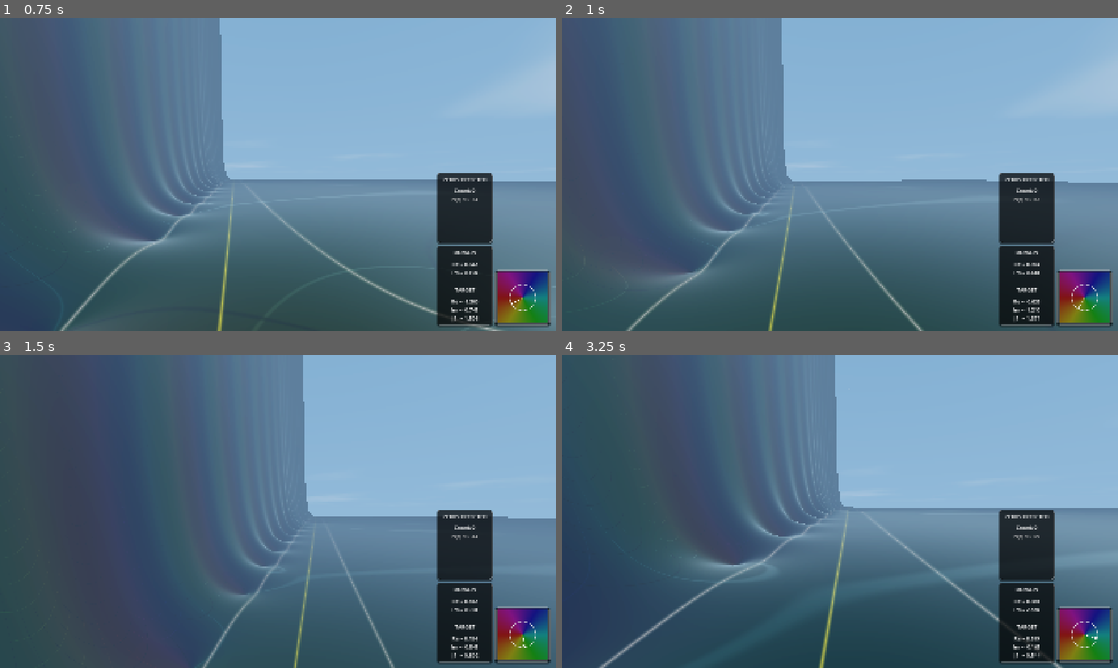
Above: before the commit, frames 1-4 (two rows, left to right).
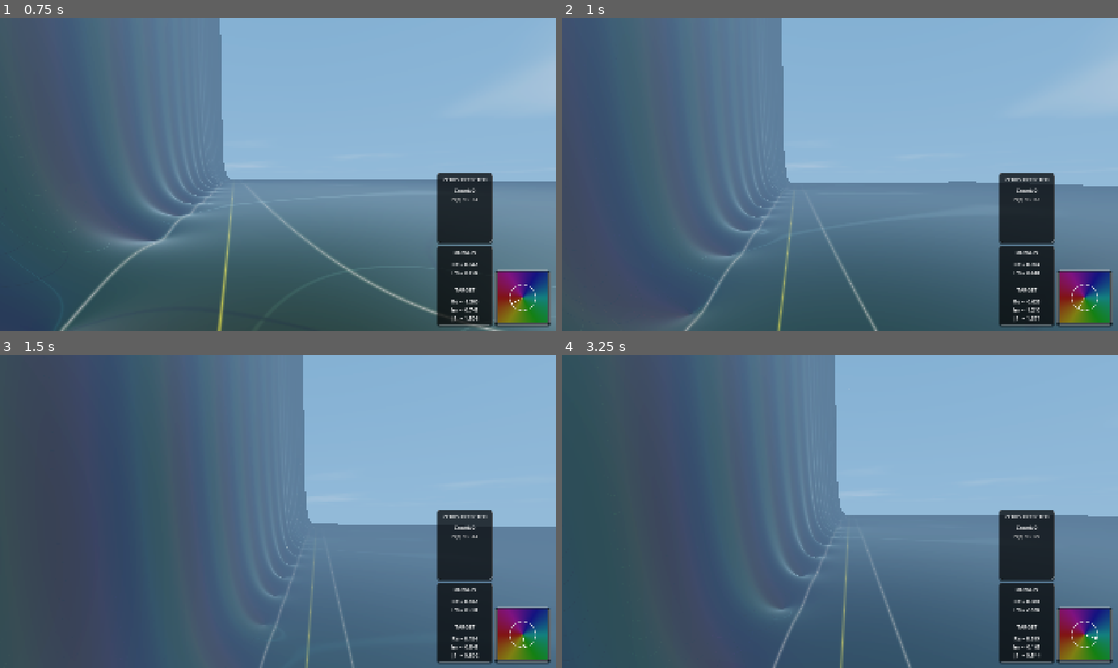
Above: after the commit, the same moments.

Repository: allanino/complex-functions-explorer
Game: Godot game, scene res://core/main.tscn
Same seed, same stepped clock (60 frames per second), same inputs: the game is played once before the commit and once after it.
Inputs (mouse positions are in pixels of both pictures, inside the frame that each line leads up to):
- Up to frame 1 (0.75 s): tap Enter at 0.5 s; move the mouse to (305, 174) at 0.52 s; hold W (move_forward) from 0.53 s (still down); hold Space from 0.53 s (still down); click (305, 174) at 0.67 s
- Up to frame 2 (1 s): keep holding W (move_forward); keep holding Space
- Up to frame 3 (1.5 s): keep holding W (move_forward); move the mouse to (250, 511) at 1.27 s; release Space at 1.28 s; tap G at 1.35 s
- Up to frame 4 (3.25 s): keep holding W (move_forward); tap Space at 1.52, 1.55, 1.82, 3.02, 3.05 s; move the mouse to (851, 505) at 2.02 s; hold Space 2.03-2.78 s; tap N at 2.1 s; move the mouse to (834, 517) at 2.77 s; tap C at 2.85 s; click (834, 517) at 2.92 s

Frame 1 is identical in both runs. In frame 2, 3.4% of the frame differs, in the area x 3-100%, y 14-100%; in frame 3, 5.7%; in frame 4, 12%, in the area x 6-100%, y 13-100%.

Commit message:
refactor: increase height offset adjustment speed by factor of three in player controller

Diff:
--- a/player/player_controller.gd
+++ b/player/player_controller.gd
@@ -295,7 +295,7 @@
 		space_held_time += delta
 		if space_held_time > DOUBLE_PRESS_TIME:
 			is_resetting_height = false
-			height_offset += delta * current_speed
+			height_offset += delta * current_speed * 3.0
 	else:
 		space_held_time = 0.0
 
